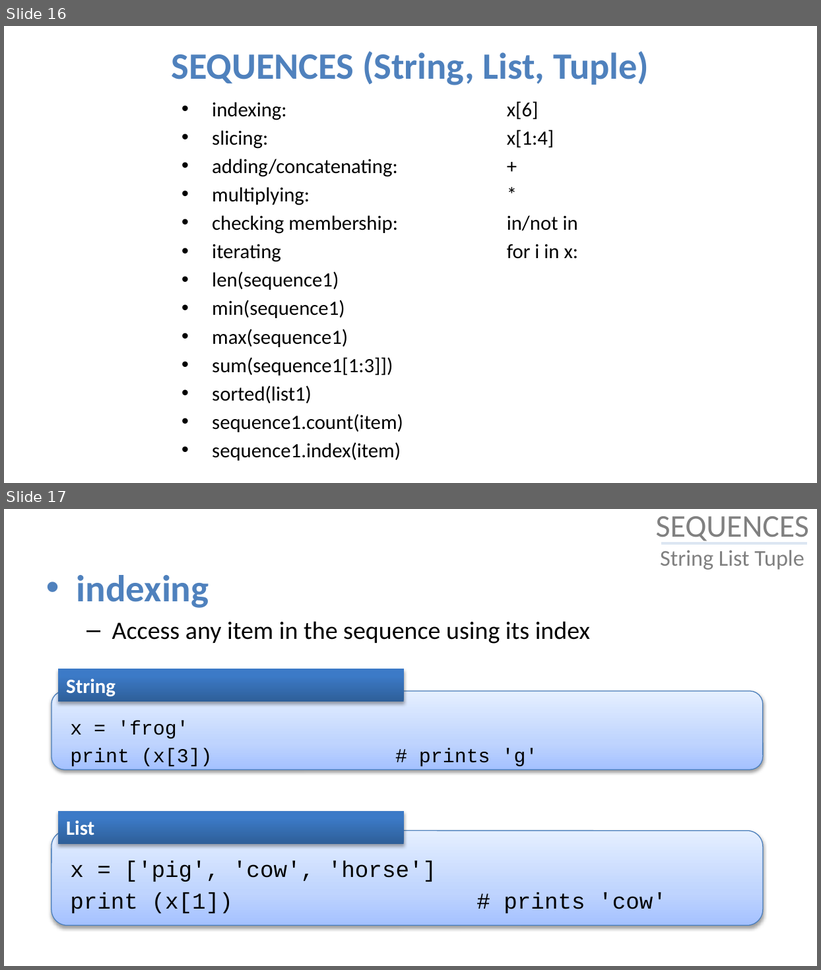
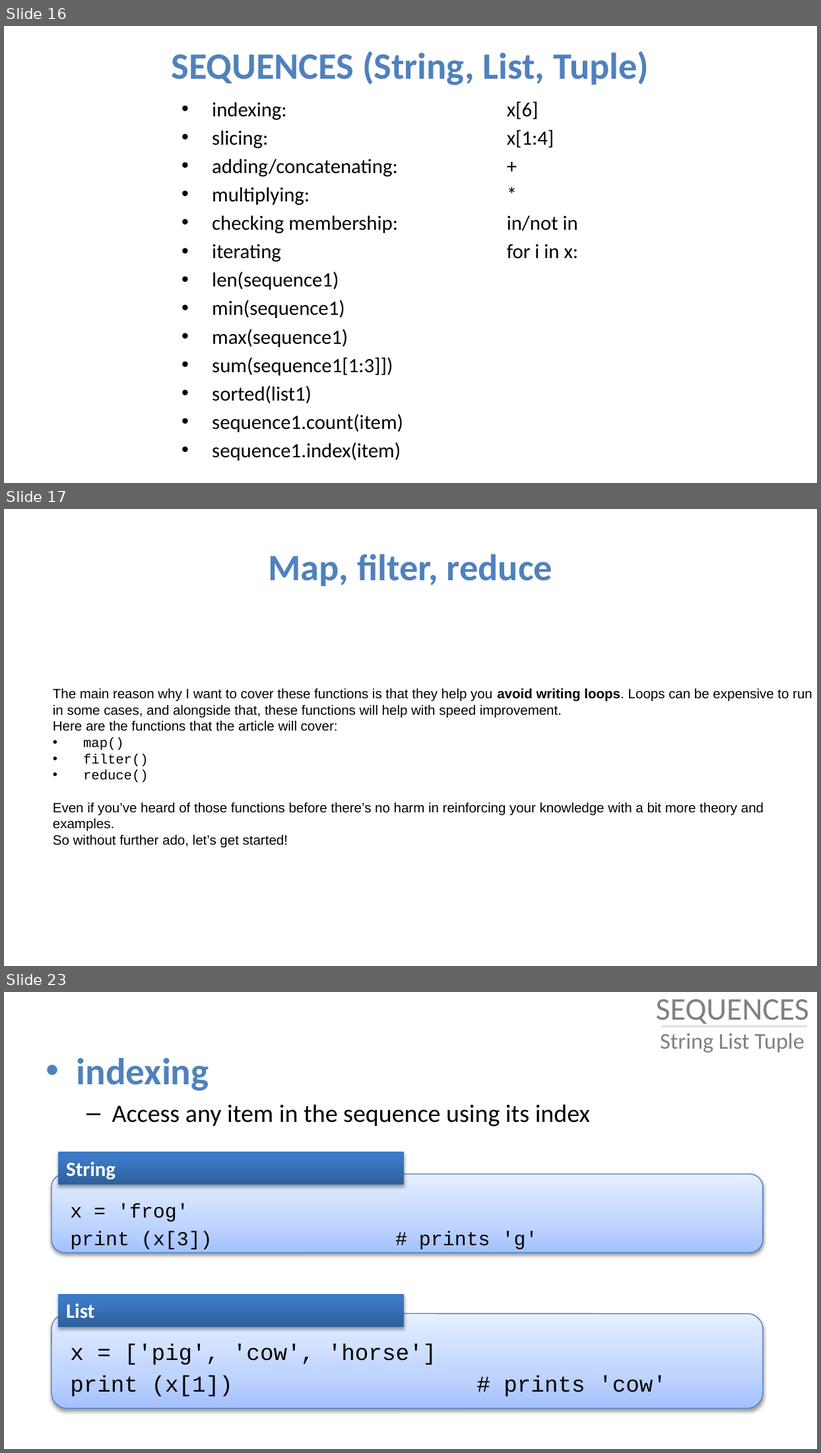
Before and after one commit to julienPalleau/Udemy, a slide deck: PythonParLaPratique 101 exercices/Python in 90 minutes [Enregistrement automatique].pptx. Shown one above the other, each under a label of ours: slides 16 and 17 before the commit, slides 16, 17 and 23 after it; the slides between them are not shown. The pictures are 821x970 and 821x1453 pixels, drawn with LibreOffice and Linux fonts; fonts in the diff are those of the drawing. Boxes give left, top, right and bottom in pixels: in the first picture for what was removed or moved away, otherwise in the second. Text is boxed around its words. In the diff, an @@ line names an element or a change of style, - is before the commit and + after.

Commit message:
map() filter() reduce()

```diff
--- a/PythonParLaPratique 101 exercices/Python in 90 minutes [Enregistrement automatique].pptx
+++ b/PythonParLaPratique 101 exercices/Python in 90 minutes [Enregistrement automatique].pptx
@@ slide 17 added at [4, 509, 817, 966], background #FFFFFF @@
@@ title added at [268, 554, 552, 586], 33 pt, text #4F81BD, bold @@
+Map, filter, reduce
@@ text added at [53, 689, 812, 848], 12 pt, text #000000 @@
+The main reason why I want to cover these functions is that they help you avoid writing loops. Loops can be expensive to run
+in some cases, and alongside that, these functions will help with speed improvement.
+Here are the functions that the article will cover:
+• map()
+• filter()
+• reduce()
+Even if you’ve heard of those functions before there’s no harm in reinforcing your knowledge with a bit more theory and
+examples.
+So without further ado, let’s get started!
@@ what was slide 17 is now slide 23 @@
```
Also in this commit, not shown: 5 other slides added.
